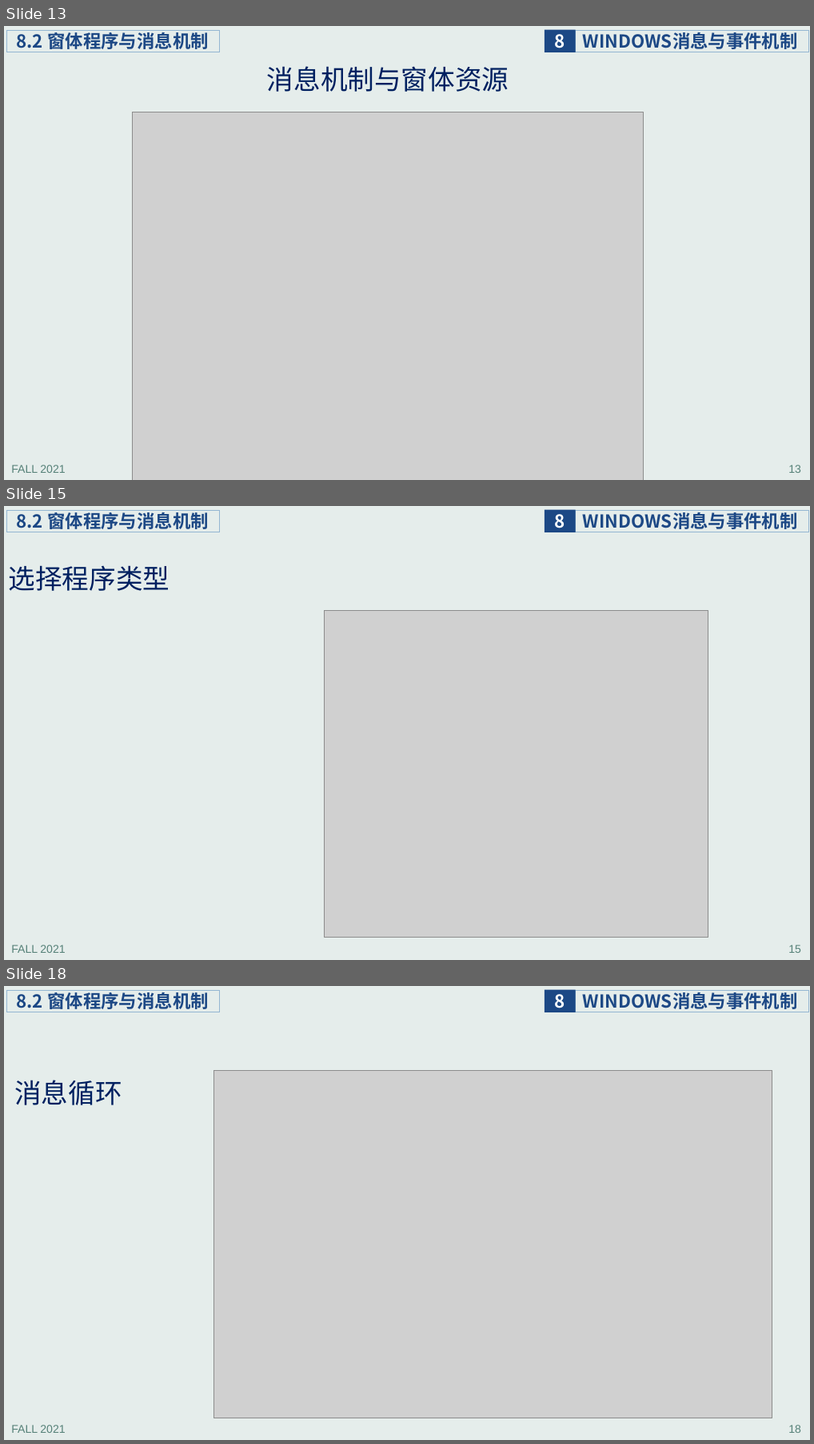
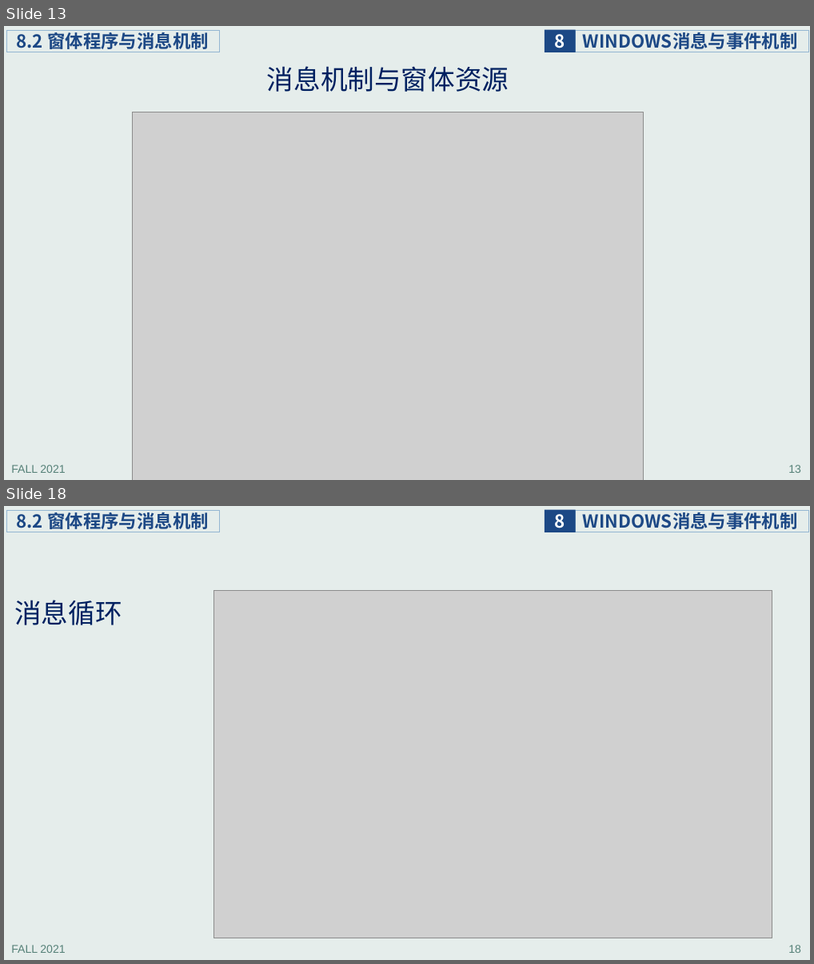
Before and after one commit to principleWindows/win-principle-2021, a slide deck: slides/instruction/principleWindows_8.pptx. Shown one above the other, each under a label of ours: slides 13, 15 and 18 before the commit, slides 13 and 18 after it; the slides between them are not shown. The pictures are 814x1444 and 814x964 pixels, drawn with LibreOffice and Linux fonts; fonts in the diff are those of the drawing; grey boxes stand for pictures. Boxes give left, top, right and bottom in pixels: in the first picture for what was removed or moved away, otherwise in the second. Text is boxed around its words. In the diff, an @@ line names an element or a change of style, - is before the commit and + after.

```diff
--- a/slides/instruction/principleWindows_8.pptx
+++ b/slides/instruction/principleWindows_8.pptx
@@ slide 15 removed at <box>4,506,810,960</box>, background #E5EDEB; not listed: 5 template elements that a slide beside it also shows @@
@@ title removed at <box>9,565,170,591</box> @@
-选择程序类型
@@ picture removed at <box>325,611,709,937</box> @@
```
Also in this commit, not shown: 13 slides changed, 1 slide added, 9 other files.
